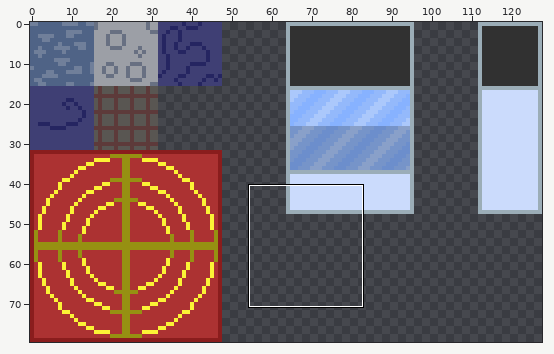
Two versions of one sprite sheet, assets/tileSheet.png. Above, an overview of the earlier version with the close-up marked.
Close-up. First the earlier version:
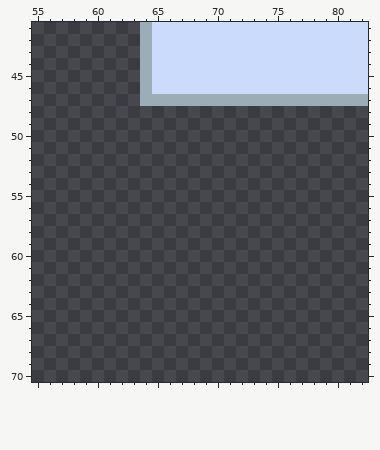
The file is 128x80 pixels. Shown: x 55..82, y 41..70.
And afterwards:
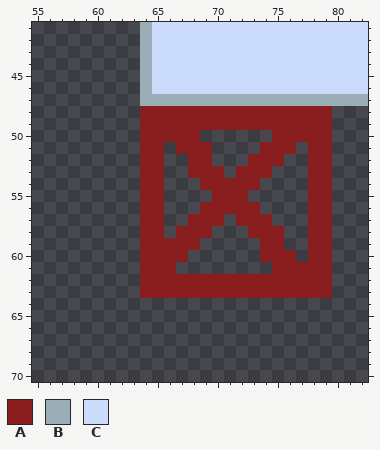
Palette (. is transparent): A #8a1d1d  B #9badb7  C #cbdbfc
Edits made:
@@ x 55..82 @@
 47 .........BBBBBBBBBBBBBBBBBBB
-48 ............................
-49 ............................
-50 ............................
-51 ............................
-52 ............................
-53 ............................
-54 ............................
-55 ............................
-56 ............................
-57 ............................
-58 ............................
-59 ............................
-60 ............................
-61 ............................
-62 ............................
-63 ............................
+48 .........AAAAAAAAAAAAAAAA...
+49 .........AAAAAAAAAAAAAAAA...
+50 .........AAAAA......AAAAA...
+51 .........AA.AAA....AAA.AA...
+52 .........AA..AA...AAA..AA...
+53 .........AA..AAA.AAA...AA...
+54 .........AA...AAAAA....AA...
+55 .........AA....AAA.....AA...
+56 .........AA...AAAAA....AA...
+57 .........AA..AAA.AAA...AA...
+58 .........AA.AAA...AAA..AA...
+59 .........AAAAA.....AA..AA...
+60 .........AAAA......AAA.AA...
+61 .........AAA........AAAAA...
+62 .........AAAAAAAAAAAAAAAA...
+63 .........AAAAAAAAAAAAAAAA...
 64 ............................
Where, in picture pixels (left, top, right, bottom), the same in both close-ups:
added: (140, 106, 332, 298)
